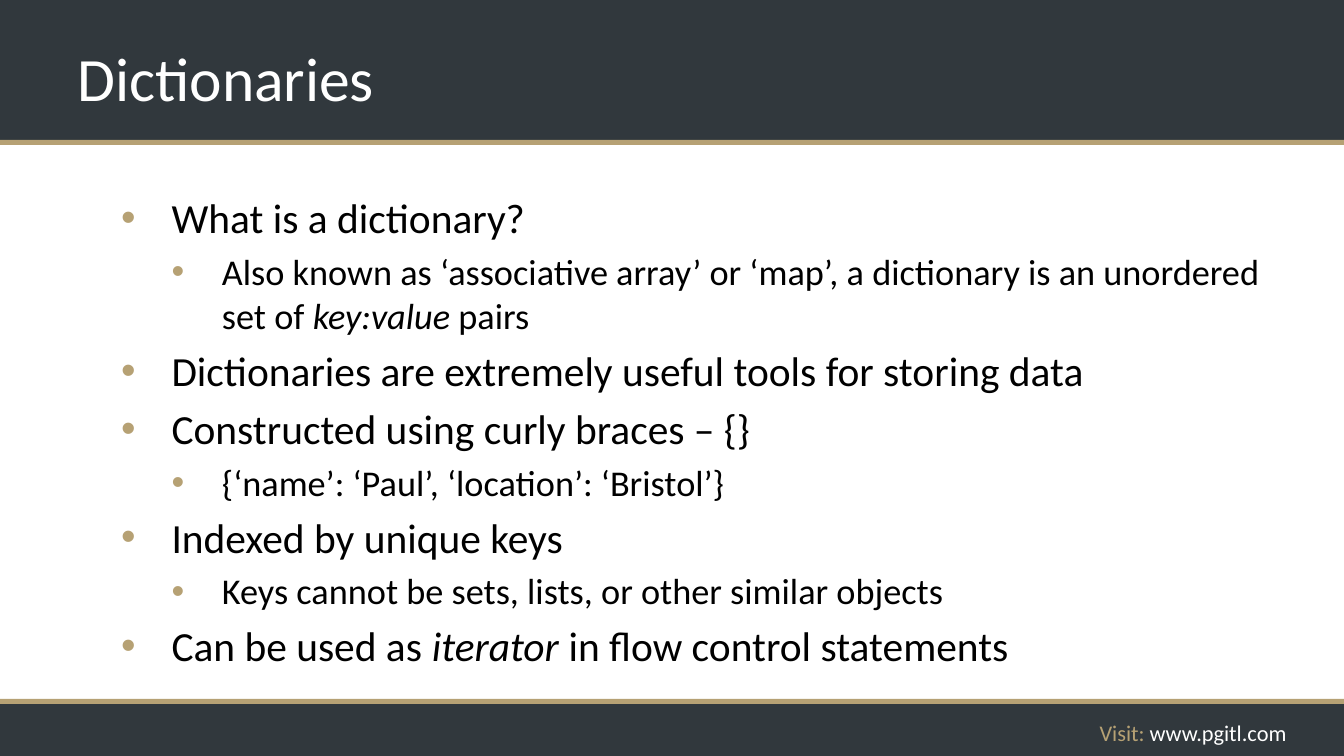
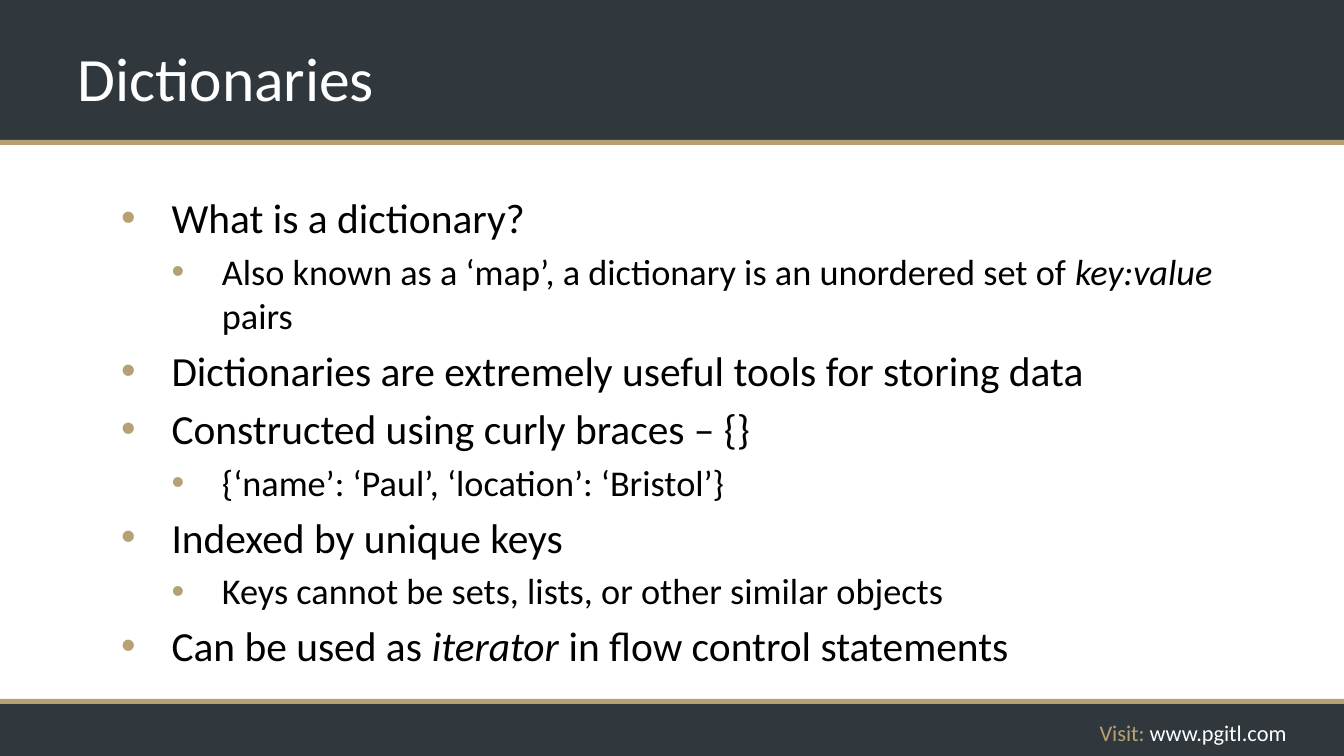
Before and after one commit to rikkouri/project-a, a slide deck: slide 69 of Programming Foundations.pptx (slide 68 before the commit). Drawn at 1344x756 pixels with LibreOffice and Linux fonts; fonts in the diff are those of the drawing; background and template pictures are left out. Boxes give left, top, right and bottom in pixels: in the first picture for what was removed or moved away, otherwise in the second. Text is boxed around its words. In the diff, an @@ line names an element or a change of style, - is before the commit and + after.

```diff
--- a/Programming Foundations.pptx
+++ b/Programming Foundations.pptx
@@ text at (x1=222, y1=259, x2=1212, y2=335): text changed @@
-  • Also known as ‘associative array’ or ‘map’, a dictionary is an unordered set of key:value pairs
+  • Also known as a ‘map’, a dictionary is an unordered set of key:value pairs
```
Also in this commit, not shown: 4 other slides changed, 2 slides added, 1 other file.
